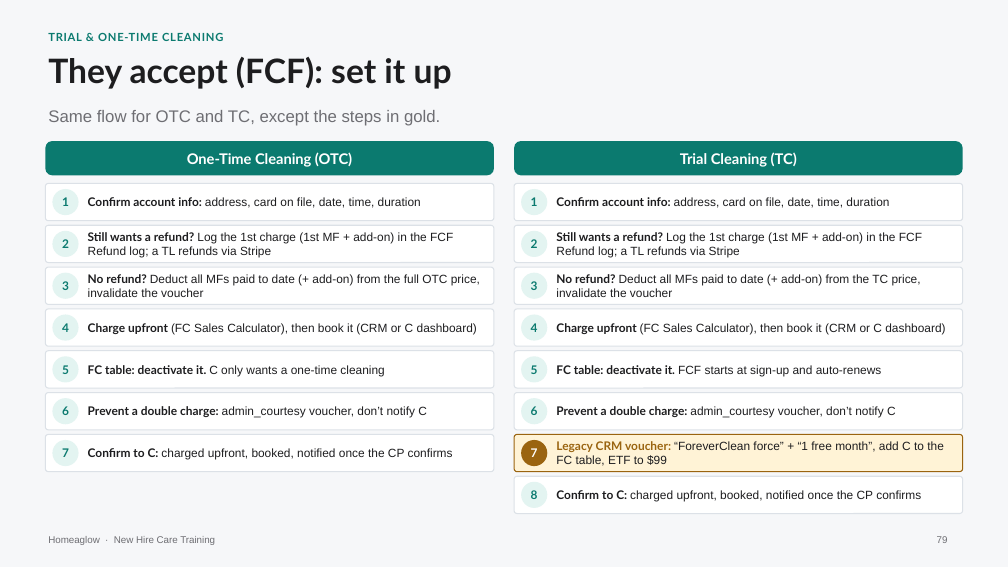
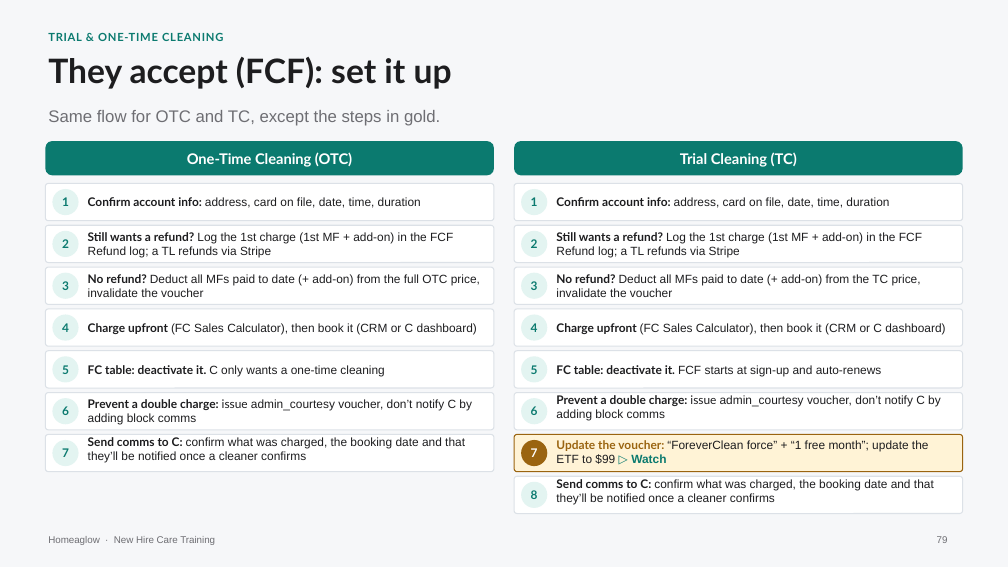
Before and after one commit to anjulimichelle/training, a slide deck: slide 79 of retention-membership-cancellation/retention-membership-cancellation.pptx. Drawn at 1008x567 pixels with LibreOffice and Linux fonts; fonts in the diff are those of the drawing. Boxes give left, top, right and bottom in pixels: in the first picture for what was removed or moved away, otherwise in the second. Text is boxed around its words. In the diff, an @@ line names an element or a change of style, - is before the commit and + after.

```diff
--- a/retention-membership-cancellation/retention-membership-cancellation.pptx
+++ b/retention-membership-cancellation/retention-membership-cancellation.pptx
@@ text at (88, 399, 472, 425): text changed @@
-Prevent a double charge: admin_courtesy voucher, don’t notify C
+Prevent a double charge: issue admin_courtesy voucher, don’t notify C by adding block comms
@@ text at (556, 395, 941, 421): text changed @@
-Prevent a double charge: admin_courtesy voucher, don’t notify C
+Prevent a double charge: issue admin_courtesy voucher, don’t notify C by adding block comms
@@ text at (88, 437, 465, 463): text changed @@
-Confirm to C: charged upfront, booked, notified once the CP confirms
+Send comms to C: confirm what was charged, the booking date and that they’ll be notified once a cleaner confirms
@@ text at (556, 440, 929, 464): text changed @@
-Legacy CRM voucher: “ForeverClean force” + “1 free month”, add C to the FC table, ETF to $99
+Update the voucher: “ForeverClean force” + “1 free month”; update the ETF to $99 ▷ Watch
@@ text at (556, 479, 934, 505): text changed @@
-Confirm to C: charged upfront, booked, notified once the CP confirms
+Send comms to C: confirm what was charged, the booking date and that they’ll be notified once a cleaner confirms
```
Also in this commit, not shown: 2 other slides changed, 1 slide added, 1 other file.
